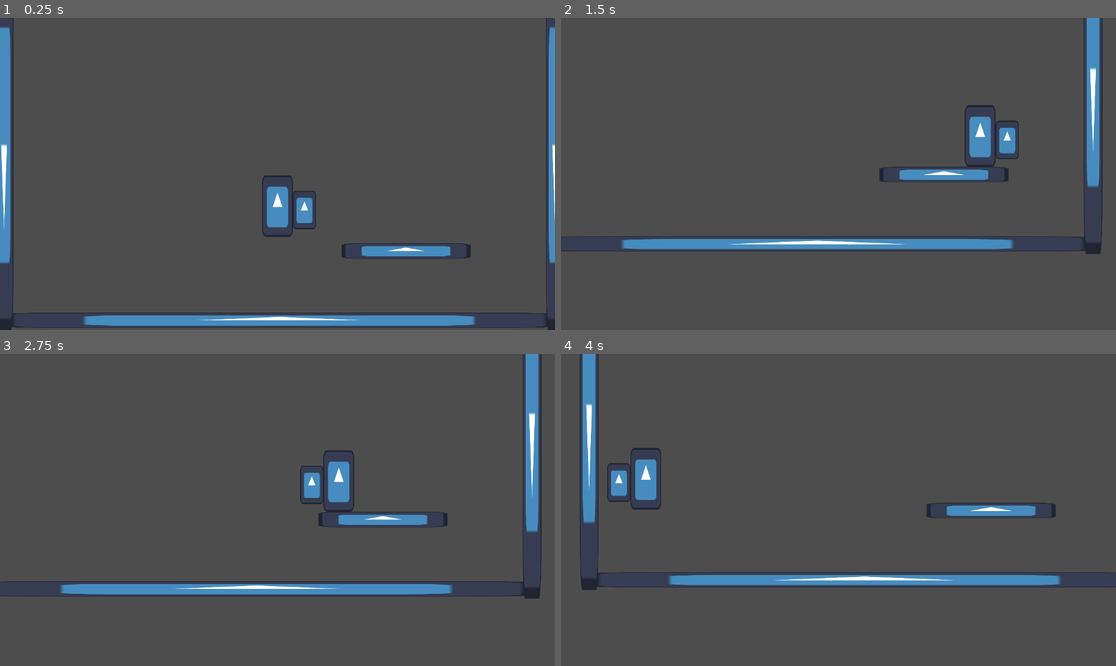
Above: before the commit, frames 1-4 (two rows, left to right).
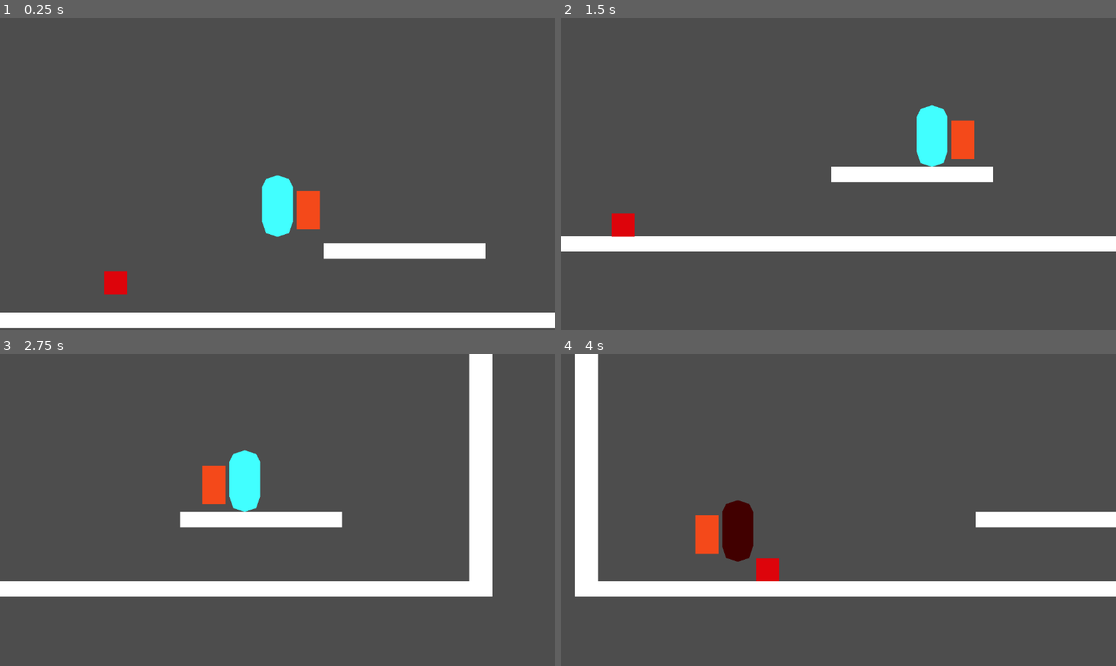
Above: after the commit, the same moments.

Repository: hhhhhhhh1233/DoctorGame
Game: Godot game, scene res://TestWorld.tscn
Two runs of this game, one before a commit and one after it. Both use one fixed random seed, a clock stepped at 60 frames per second and the inputs below. The engine's default icon, where the game draws it, is replaced by a stand-in: a white triangle on a blue panel in a dark square.
Inputs (mouse positions are in pixels of both pictures, inside the frame that each line leads up to):
- Up to frame 1 (0.25 s): no input
- Up to frame 2 (1.5 s): move the mouse to (810, 236) at 0.52 s; hold D (Right) from 0.53 s (still down); click (810, 236) at 0.6 s; tap Space (Jump) at 0.77 s; move the mouse to (1005, 220) at 1.27 s; click (1005, 220) at 1.35 s
- Up to frame 3 (2.75 s): tap Space (Jump) at 1.52 s; move the mouse to (111, 463) at 2.02 s; release D (Right) at 2.03 s; hold A (Left) from 2.03 s (still down); click (111, 463) at 2.1 s
- Up to frame 4 (4 s): keep holding A (Left); move the mouse to (866, 510) at 2.77 s; click (866, 510) at 2.85 s; tap Space (Jump) at 3.02, 3.77 s; move the mouse to (755, 432) at 3.52 s; click (755, 432) at 3.6 s

The runs differ from the first frame. In frame 1, 11% of the frame differs, in the area x 0-100%, y 0-100%; in frame 2, 11%; in frame 3, 14%; in frame 4, 14%, in the area x 2-100%, y 0-78%.

Commit message:
Changed style and added enemy to damage

Diff:
--- a/PlayerController.gd
+++ b/PlayerController.gd
@@ -3,10 +3,17 @@
 
 @export var SPEED = 300.0
 @export var JUMP_VELOCITY = -400.0
-
+var health = 3
 # Get the gravity from the project settings to be synced with RigidBody nodes.
 var gravity = ProjectSettings.get_setting("physics/2d/default_gravity")
 
+func DecreaseHealth():
+	health -= 1
+	$Polygon2D.modulate = Color(1, 0, 0)
+	await get_tree().create_timer(0.1).timeout
+	$Polygon2D.modulate = Color(1, 1, 1)
+	if health == 0:
+		queue_free()
 
 func _physics_process(delta):
 	# Add the gravity.
@@ -18,7 +25,8 @@
 		velocity.y = JUMP_VELOCITY
 
 	if Input.is_action_just_pressed("Attack"):
-		print("Attack!")
+		for i in $HurtboxContainer/Area2D.get_overlapping_bodies():
+			i.DecreaseHealth();
 	# Get the input direction and handle the movement/deceleration.
 	# As good practice, you should replace UI actions with custom gameplay actions.
 	var direction = Input.get_axis("Left", "Right")
--- a/TestWorld.tscn
+++ b/TestWorld.tscn
@@ -1,10 +1,10 @@
 [gd_scene load_steps=4 format=3 uid="uid://cnu4lhhsju634"]
 
-[ext_resource type="Texture2D" uid="uid://cgbm4bd554pyh" path="res://icon.svg" id="1_8a2fh"]
 [ext_resource type="PackedScene" uid="uid://car1tw3uv2pid" path="res://player.tscn" id="1_yy8mo"]
+[ext_resource type="PackedScene" uid="uid://du3pc0xn31qhu" path="res://enemy.tscn" id="3_4sh1d"]
 
 [sub_resource type="RectangleShape2D" id="RectangleShape2D_wbcps"]
-size = Vector2(392, 32)
+size = Vector2(493.333, 31.9682)
 
 [node name="Node2D" type="Node2D"]
 
@@ -13,8 +13,8 @@
 JUMP_VELOCITY = -800.0
 
 [node name="Camera" type="Camera2D" parent="Player"]
-limit_left = -50
-limit_right = 1200
+limit_left = -300
+limit_right = 1450
 position_smoothing_enabled = true
 drag_horizontal_enabled = true
 drag_vertical_enabled = true
@@ -24,12 +24,11 @@
 [node name="Ground" type="StaticBody2D" parent="."]
 position = Vector2(568, 552)
 scale = Vector2(3, 1)
+collision_mask = 0
 metadata/_edit_group_ = true
 
-[node name="Sprite2D" type="Sprite2D" parent="Ground"]
-position = Vector2(4, 0)
-scale = Vector2(3.0625, 0.25)
-texture = ExtResource("1_8a2fh")
+[node name="Polygon2D" type="Polygon2D" parent="Ground"]
+polygon = PackedVector2Array(-242.667, -16, -242.667, 16, 250.667, 16, 250.667, -16)
 
 [node name="CollisionShape2D" type="CollisionShape2D" parent="Ground"]
 position = Vector2(4, 0)
@@ -38,41 +37,43 @@
 [node name="Ground2" type="StaticBody2D" parent="."]
 position = Vector2(840, 408)
 scale = Vector2(0.683, 1)
+collision_mask = 0
 metadata/_edit_group_ = true
 
-[node name="Sprite2D" type="Sprite2D" parent="Ground2"]
-position = Vector2(4, 0)
-scale = Vector2(3.0625, 0.25)
-texture = ExtResource("1_8a2fh")
+[node name="Polygon2D" type="Polygon2D" parent="Ground2"]
+scale = Vector2(1, 1)
+polygon = PackedVector2Array(-245.974, 16, 245.974, 16, 245.974, -16, -245.974, -16)
 
 [node name="CollisionShape2D" type="CollisionShape2D" parent="Ground2"]
-position = Vector2(4, 0)
+position = Vector2(-0.00012207, 0)
+scale = Vector2(1, 1)
 shape = SubResource("RectangleShape2D_wbcps")
 
 [node name="LeftWall" type="StaticBody2D" parent="."]
-position = Vector2(8, 200)
+position = Vector2(-136, 192)
 scale = Vector2(0.0975536, -23.2731)
+collision_mask = 0
 metadata/_edit_group_ = true
 
-[node name="Sprite2D" type="Sprite2D" parent="LeftWall"]
-position = Vector2(4, 0)
-scale = Vector2(3.0625, 0.25)
-texture = ExtResource("1_8a2fh")
+[node name="Polygon2D" type="Polygon2D" parent="LeftWall"]
+polygon = PackedVector2Array(-246.019, 15.8122, 246.019, 15.8122, 246.019, -16.156, -246.019, -16.156)
 
 [node name="CollisionShape2D" type="CollisionShape2D" parent="LeftWall"]
-position = Vector2(4, 0)
+position = Vector2(0, -0.171873)
 shape = SubResource("RectangleShape2D_wbcps")
 
 [node name="RightWall" type="StaticBody2D" parent="."]
-position = Vector2(1152, 200)
+position = Vector2(1296, 192)
 scale = Vector2(0.0975536, -23.2731)
+collision_mask = 0
 metadata/_edit_group_ = true
 
-[node name="Sprite2D" type="Sprite2D" parent="RightWall"]
-position = Vector2(4, 0)
-scale = Vector2(3.0625, 0.25)
-texture = ExtResource("1_8a2fh")
+[node name="Polygon2D" type="Polygon2D" parent="RightWall"]
+polygon = PackedVector2Array(-246.02, 15.8122, 246.019, 15.8122, 246.019, -16.156, -246.02, -16.156)
 
 [node name="CollisionShape2D" type="CollisionShape2D" parent="RightWall"]
-position = Vector2(4, 0)
+position = Vector2(0, -0.171873)
 shape = SubResource("RectangleShape2D_wbcps")
+
+[node name="Enemy" parent="." instance=ExtResource("3_4sh1d")]
+position = Vector2(240, 416)
--- /dev/null
+++ b/enemy.gd
@@ -0,0 +1,24 @@
+extends RigidBody2D
+
+var health = 3
+
+func DecreaseHealth():
+	health -= 1
+	if health == 0:
+		queue_free()
+	$Polygon2D.modulate = Color(1, 0, 0)
+	await get_tree().create_timer(0.1).timeout
+	$Polygon2D.modulate = Color(1, 1, 1)
+
+func delayedHurt(body):
+	await get_tree().create_timer(1.0).timeout
+	if body in $Hurtbox.get_overlapping_bodies():
+		body.DecreaseHealth()
+		if body.health > 0:
+			delayedHurt(body)
+
+func _on_hurtbox_body_entered(body):
+	if body.name == "Player":
+		body.DecreaseHealth()
+		body.velocity.x += 200
+		delayedHurt(body)
--- /dev/null
+++ b/enemy.tscn
@@ -0,0 +1,37 @@
+[gd_scene load_steps=5 format=3 uid="uid://du3pc0xn31qhu"]
+
+[ext_resource type="Script" path="res://enemy.gd" id="1_qi1dq"]
+[ext_resource type="Texture2D" uid="uid://cgbm4bd554pyh" path="res://icon.svg" id="1_yrbah"]
+
+[sub_resource type="RectangleShape2D" id="RectangleShape2D_tdv4v"]
+size = Vector2(48, 48)
+
+[sub_resource type="RectangleShape2D" id="RectangleShape2D_8n6ik"]
+size = Vector2(64, 56)
+
+[node name="Enemy" type="RigidBody2D"]
+collision_layer = 20
+collision_mask = 3
+script = ExtResource("1_qi1dq")
+
+[node name="Icon" type="Sprite2D" parent="."]
+position = Vector2(4.76837e-07, 1.90735e-06)
+scale = Vector2(0.375, 0.375)
+texture = ExtResource("1_yrbah")
+
+[node name="CollisionShape2D" type="CollisionShape2D" parent="."]
+shape = SubResource("RectangleShape2D_tdv4v")
+
+[node name="Hurtbox" type="Area2D" parent="."]
+collision_layer = 8
+collision_mask = 16
+
+[node name="CollisionShape2D" type="CollisionShape2D" parent="Hurtbox"]
+position = Vector2(0, -4)
+shape = SubResource("RectangleShape2D_8n6ik")
+
+[node name="Polygon2D" type="Polygon2D" parent="."]
+color = Color(0.866667, 0.0156863, 0.0431373, 1)
+polygon = PackedVector2Array(24, -24, 24, 24, -24, 24, -24, -24)
+
+[connection signal="body_entered" from="Hurtbox" to="." method="_on_hurtbox_body_entered"]
--- a/player.tscn
+++ b/player.tscn
@@ -1,7 +1,6 @@
-[gd_scene load_steps=5 format=3 uid="uid://car1tw3uv2pid"]
+[gd_scene load_steps=4 format=3 uid="uid://car1tw3uv2pid"]
 
 [ext_resource type="Script" path="res://PlayerController.gd" id="1_jcew8"]
-[ext_resource type="Texture2D" uid="uid://cgbm4bd554pyh" path="res://icon.svg" id="2_citiy"]
 
 [sub_resource type="CapsuleShape2D" id="CapsuleShape2D_7t520"]
 radius = 32.0
@@ -12,13 +11,14 @@
 
 [node name="Player" type="CharacterBody2D"]
 position = Vector2(576, 248)
+collision_layer = 18
+collision_mask = 5
 script = ExtResource("1_jcew8")
 JUMP_VELOCITY = -600.0
 
-[node name="Sprite2D" type="Sprite2D" parent="."]
-position = Vector2(-9.05991e-06, 0)
-scale = Vector2(0.5, 1)
-texture = ExtResource("2_citiy")
+[node name="Polygon2D" type="Polygon2D" parent="."]
+color = Color(0.254902, 1, 1, 1)
+polygon = PackedVector2Array(-24, -56, 0, -64, 24, -56, 32, -40, 32, 32, 24, 56, 0, 64, -24, 56, -32, 32, -32, -40)
 
 [node name="CollisionShape2D" type="CollisionShape2D" parent="."]
 shape = SubResource("CapsuleShape2D_7t520")
@@ -26,13 +26,14 @@
 [node name="HurtboxContainer" type="Node2D" parent="."]
 
 [node name="Area2D" type="Area2D" parent="HurtboxContainer"]
-position = Vector2(56, 8)
+position = Vector2(64, 8)
+collision_layer = 8
+collision_mask = 16
 metadata/_edit_group_ = true
 
 [node name="CollisionShape2D" type="CollisionShape2D" parent="HurtboxContainer/Area2D"]
 shape = SubResource("RectangleShape2D_renh4")
 
-[node name="Icon" type="Sprite2D" parent="HurtboxContainer/Area2D"]
-position = Vector2(-7.62939e-06, 3.8147e-06)
-scale = Vector2(0.375, 0.625)
-texture = ExtResource("2_citiy")
+[node name="Polygon2D" type="Polygon2D" parent="HurtboxContainer/Area2D"]
+color = Color(0.960784, 0.290196, 0.101961, 1)
+polygon = PackedVector2Array(24, -40, 24, 40, -24, 40, -24, -40)
--- a/project.godot
+++ b/project.godot
@@ -44,6 +44,14 @@
 ]
 }
 
+[layer_names]
+
+2d_physics/layer_1="world"
+2d_physics/layer_2="player"
+2d_physics/layer_3="enemy"
+2d_physics/layer_4="hurtbox"
+2d_physics/layer_5="hitbox"
+
 [physics]
 
 2d/default_gravity=2000.0
